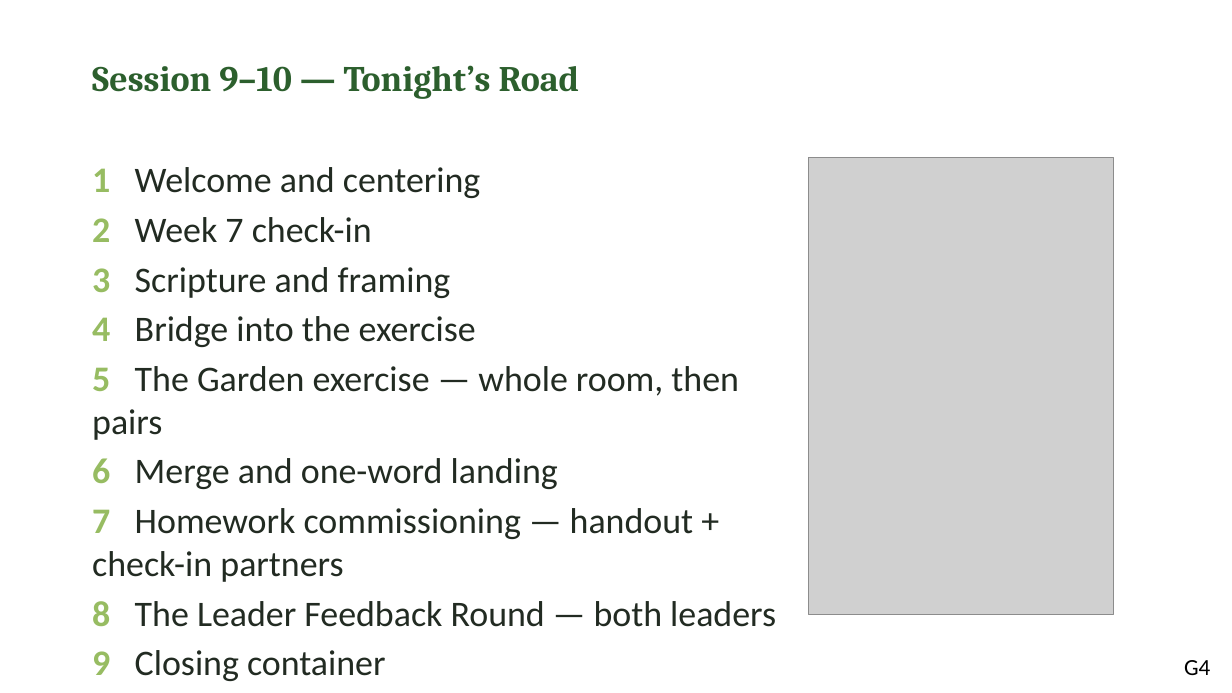
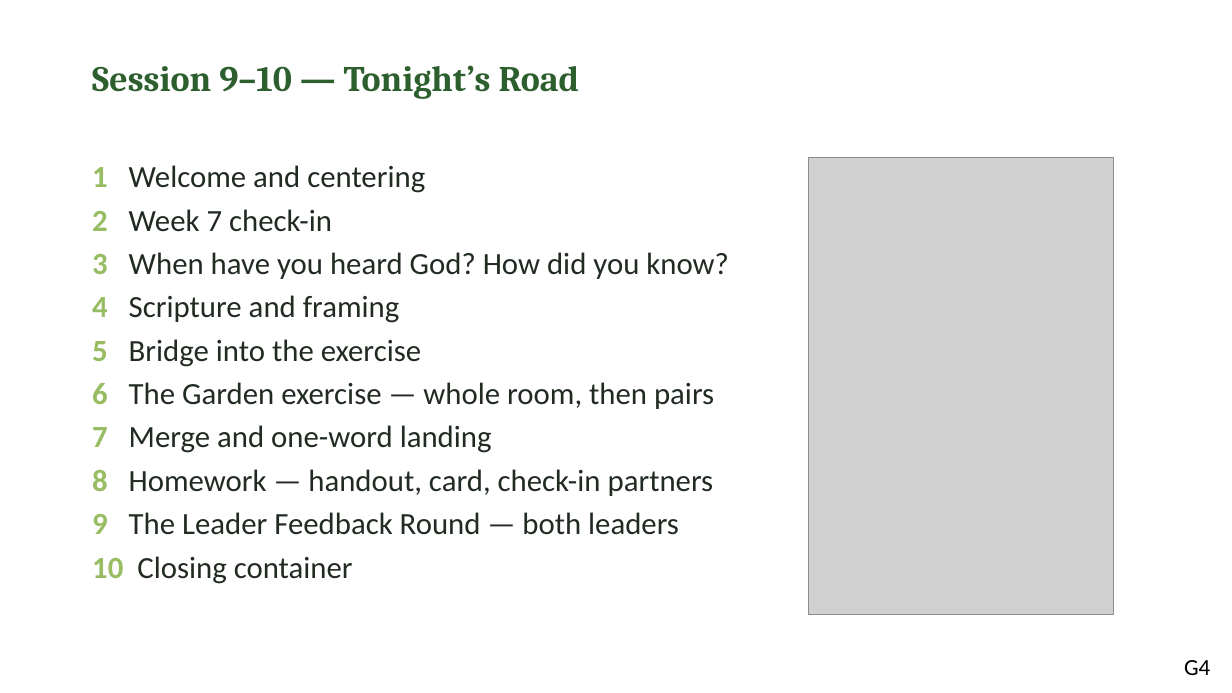
Before and after one commit to jgtittle-ministries/fellowship-of-the-heart-pilot-at-cca-dev, a slide deck: slide 4 of _implementation-notes/evening-series/FotH Evening Session 9-10 Combined Slides DRAFT v1.pptx. Drawn at 1232x693 pixels with LibreOffice and Linux fonts; fonts in the diff are those of the drawing; grey boxes stand for pictures. Boxes give left, top, right and bottom in pixels: in the first picture for what was removed or moved away, otherwise in the second. Text is boxed around its words. In the diff, an @@ line names an element or a change of style, - is before the commit and + after.

```diff
--- a/_implementation-notes/evening-series/FotH Evening Session 9-10 Combined Slides DRAFT v1.pptx
+++ b/_implementation-notes/evening-series/FotH Evening Session 9-10 Combined Slides DRAFT v1.pptx
@@ text at bbox=[92, 165, 425, 232]: size 28 to 24 pt in "1 Welcome and centering", "2 Week 7 check-in" @@
@@ text at bbox=[92, 252, 729, 584]: text changed; size 28 to 24 pt @@
-3 Scripture and framing
-4 Bridge into the exercise
-5 The Garden exercise — whole room, then pairs
-6 Merge and one-word landing
-7 Homework commissioning — handout + check-in partners
-8 The Leader Feedback Round — both leaders
-9 Closing container
+3 When have you heard God? How did you know?
+4 Scripture and framing
+5 Bridge into the exercise
+6 The Garden exercise — whole room, then pairs
+7 Merge and one-word landing
+8 Homework — handout, card, check-in partners
+9 The Leader Feedback Round — both leaders
+10 Closing container
```
Also in this commit, not shown: 9 other slides changed, 2 slides added, 9 other files.
